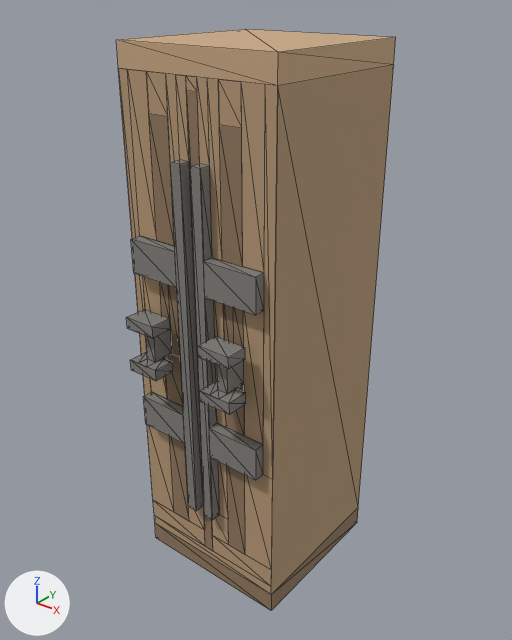
The glTF model assets/interiores/armario_medicinas_castano_cristal_01.glb as it was, and as the next commit left it.
One viewpoint serves both versions: a camera (50 mm lens) standing at (2.38, -3.0, 3.48) and looking at (0.02, -0.05, 1.65). The lights are fixed; the arrows at lower left show +X, +Y and +Z. The picture after the commit comes second. Mesh edges are drawn as thin lines. Vertices at exactly the same position are counted once.

The older version as bpy lines, for what is in view:
```python
me_armario_medicinas_castano_cristal = bpy.data.meshes.new('armario_medicinas_castano_cristal')
me_armario_medicinas_castano_cristal.from_pydata(...)  # 180 vertices, 240 faces; spans x -0.5..0.5, y -0.7..0.5, z 0.0..3.2
me_armario_medicinas_castano_cristal.materials.append(mat_vertexcolor)
ob_armario_medicinas_castano_cristal = bpy.data.objects.new('armario_medicinas_castano_cristal', me_armario_medicinas_castano_cristal)
ob_armario_medicinas_castano_cristal.location = (0.0, 0.0, 0.0)
```
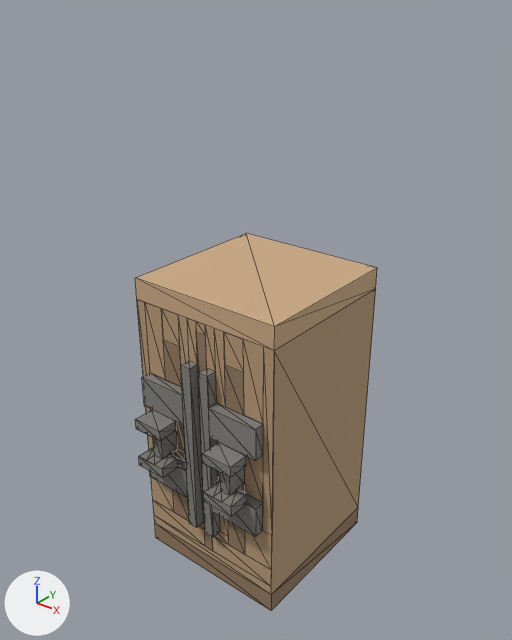
What differs and where, as boxes [x1, y1, x2, y2] in the pictures (512 x 640 px; the box of a moved part takes in the faces that stretch with it):
'armario_medicinas_castano_cristal', reshaped (14% narrower, 35% shorter)
    before: [116, 29, 396, 611]
    after: [135, 233, 377, 611]
part 1 of me_armario_medicinas_castano_cristal, moved or reshaped
    before: [116, 29, 396, 569]
    after: [135, 233, 377, 569]
part 2 of me_armario_medicinas_castano_cristal, moved or reshaped
    before: [170, 75, 212, 520]
    after: [181, 318, 217, 537]
part 3 of me_armario_medicinas_castano_cristal, moved or reshaped
    before: [131, 236, 264, 357]
    after: [142, 373, 263, 461]
part 4 of me_armario_medicinas_castano_cristal, moved or reshaped
    before: [126, 309, 246, 415]
    after: [135, 410, 246, 516]
part 5 of me_armario_medicinas_castano_cristal, moved or reshaped
    before: [143, 277, 273, 570]
    after: [150, 438, 272, 570]
part 6 of me_armario_medicinas_castano_cristal, moved or reshaped
    before: [188, 457, 229, 545]
    after: [199, 512, 229, 545]

The change, as a list of edits to the scene's bpy script:
```text
Change me_armario_medicinas_castano_cristal:
    used by ob_armario_medicinas_castano_cristal; location = (0.0, 0.0, 0.0)
    remove me_armario_medicinas_castano_cristal.from_pydata(...)  # 180 vertices, 240 faces; spans x -0.5..0.5, y -0.7..0.5, z 0.0..3.2
    add me_armario_medicinas_castano_cristal.from_pydata(...)  # 180 vertices, 240 faces; spans x -0.5..0.5, y -0.7..0.5, z 0.0..1.93
    me_armario_medicinas_castano_cristal part 1: all 24 vertices in x -0.5..0.5, y -0.5..0.5, z 2.87..3.2 are moved by (0.0, 0.0, -1.27)
    me_armario_medicinas_castano_cristal part 2: all 8 vertices in x -0.1..0.1, y -0.57..-0.5, z 2.67 are moved by (0.0, 0.0, -1.13)
    me_armario_medicinas_castano_cristal part 3: all 26 vertices in x -0.43..0.43, y -0.57..-0.5, z 2.0..2.2 are moved by (0.0, 0.0, -0.87)
    me_armario_medicinas_castano_cristal part 4: all 66 vertices in x -0.37..0.37, y -0.7..-0.5, z 1.47..1.8 are moved by (0.0, 0.0, -0.67)
    me_armario_medicinas_castano_cristal part 5: all 26 vertices in x -0.5..0.5, y -0.57..-0.5, z 1.0..1.2 are moved by (0.0, 0.0, -0.4)
    me_armario_medicinas_castano_cristal part 6: all 10 vertices in x -0.17..0.17, y -0.57..-0.5, z 0.53 are moved by (0.0, 0.0, -0.13)
```
